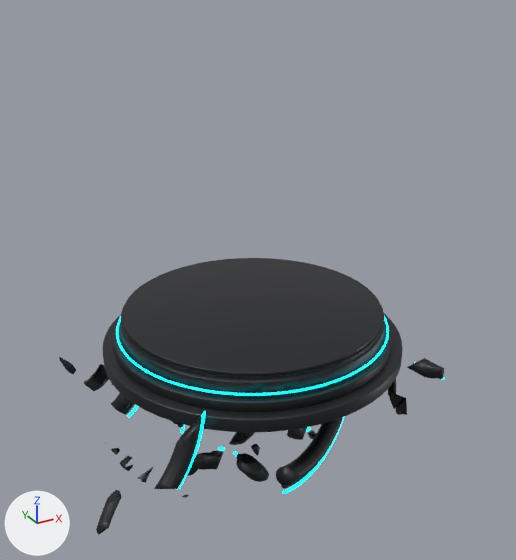
A saved change to the glTF model src/assets/models/emblem.glb.
Rendered twice from a 50 mm camera at (-3.19, -5.91, 2.22) aimed at (-0.03, -0.16, -0.66). Arrows for +X, +Y and +Z are at lower left; the lights stay in place. The picture after the commit comes second. Where no turn or scale is listed for an object, it has been applied to the vertices. Vertices at exactly the same position are counted once.

Objects in the first picture: 'Pedestal_AccentGroove', 'Pedestal_Base', 'Pedestal_Mid', 'Pedestal_Rim', 'Pedestal_Step', 'Shard_02', 'Shard_03', 'Shard_08', 'Shard_10', 'Shard_11', 'Shard_12', 'Shard_13', 'Shard_14', 'Shard_19', 'Shard_22', 'Shard_23', 'Shard_24', 'Shard_25', 'Shard_29', 'Shard_30'.
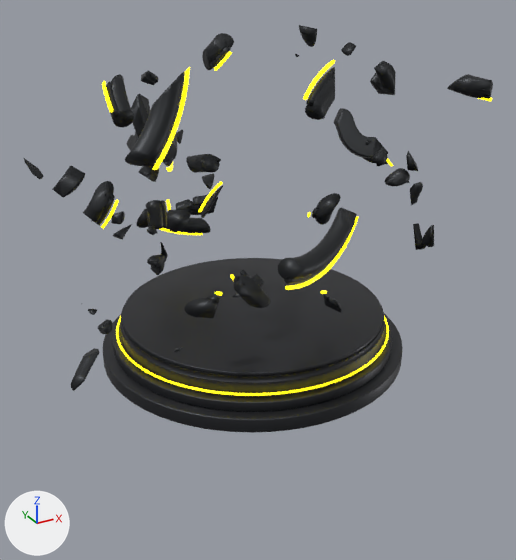
What differs and where, as boxes (x1, y1, x2, y2) in the pictures (516 x 560 px):
'Shard_24', recoloured, moved: before (154, 411, 206, 489); after (125, 67, 190, 170)
'Shard_03', recoloured, moved: before (276, 417, 344, 494); after (278, 207, 359, 290)
'Shard_02', recoloured, moved: before (59, 357, 139, 417); after (23, 157, 119, 229)
'Shard_05', recoloured, moved (not visible before): after (102, 74, 183, 144)
'Shard_04', moved (not visible before): after (334, 108, 410, 186)
'Shard_25', recoloured, moved: before (233, 451, 269, 482); after (230, 274, 271, 308)
'Shard_11', recoloured, moved (mostly hidden before): before (287, 427, 308, 440); after (303, 60, 335, 120)
'Shard_22', recoloured, moved: before (407, 358, 444, 380); after (447, 74, 493, 101)
'Shard_19', reshaped, moved: before (388, 379, 407, 415); after (406, 151, 434, 250)
'Shard_27', moved (not visible before): after (299, 25, 396, 95)
'Shard_12', recoloured, moved: before (182, 447, 225, 498); after (174, 291, 222, 352)
'Shard_14', recoloured, moved: before (96, 490, 121, 535); after (71, 348, 100, 391)
'Pedestal_AccentGroove', recoloured: (116, 316, 389, 396) in both
'Shard_06', recoloured, moved (not visible before): after (159, 194, 218, 235)
'Shard_21', recoloured, moved (not visible before): after (202, 33, 234, 71)
'Shard_13', moved: before (138, 457, 204, 483); after (113, 210, 193, 239)
'Shard_01', recoloured, moved (not visible before): after (93, 199, 171, 229)
'Shard_20', moved (not visible before): after (136, 209, 168, 275)
'Shard_16', recoloured, moved (not visible before): after (307, 193, 341, 225)
'Shard_18', moved (not visible before): after (186, 154, 221, 173)
'Shard_10', moved: before (111, 448, 133, 471); after (81, 303, 112, 334)
'Shard_23', recoloured, moved (mostly hidden before): before (172, 421, 185, 434); after (159, 128, 177, 172)
'Shard_28', moved (not visible before): after (126, 131, 159, 182)
'Shard_17', recoloured, moved (not visible before): after (198, 181, 223, 218)
'Shard_29', recoloured, moved: before (229, 432, 254, 445); after (232, 274, 264, 297)
'Shard_30', recoloured, moved: before (306, 427, 317, 439); after (321, 290, 342, 313)
'Shard_07', moved (not visible before): after (365, 140, 388, 166)
'Shard_09', moved (not visible before): after (141, 70, 158, 85)
'Shard_08', moved: before (240, 432, 260, 456); after (240, 269, 250, 278)
'Shard_26', recoloured, moved (not visible before): after (202, 174, 214, 189)
'Shard_15', recoloured, moved (not visible before): after (362, 157, 393, 166)
part 1 of me_fracturesrc_b_b_001, reshaped: before (388, 379, 407, 414); after (413, 226, 427, 250)

The change in detail:
Material 'M_NeonAccent' (mat_m_neonaccent) changes colour from cyan #00cbd3 to yellow #ffeb0d; in linear values from (0.0, 0.6, 0.65) to (1.0, 0.827, 0.004).
In material 'M_NeonAccent' (mat_m_neonaccent), emission_color goes from (0.0, 0.94, 1.0) (cyan #00f8ff) to (1.0, 0.827, 0.004) (yellow #ffeb0d).
me_fracturesrc_b_b_001 is used by ob_shard_19; location (1.4, -0.62, -1.94).
me_fracturesrc_b_b_001 had 1366 vertices, 2649 faces and spanned x -0.129..0.12, y -0.194..0.066, z -0.528..0.514.
me_fracturesrc_b_b_001 now has 1205 vertices, 2395 faces and spans x -0.129..0.12, y -0.194..0.066, z -0.528..0.514.
me_fracturesrc_b_b_001 part 1: 2 vertices moved within x 0.095..0.106, y -0.194..-0.113, z -0.436..-0.386; 154 vertices removed from x -0.014..0.108, y -0.194..0.018, z -0.452..-0.193; 1 vertex added at x 0.042, y -0.004, z -0.518.
Other edits to the shape of me_fracturesrc_b_b_001 do not show in these pictures.
Object 'Shard_01' (ob_shard_01) moves from (-0.91, 0.63, -1.99) to (-0.94, 0.68, -0.09).
Object 'Shard_02' (ob_shard_02) moves from (-1.51, 0.59, -1.89) to (-1.59, 0.63, 0.25).
Object 'Shard_03' (ob_shard_03) moves from (-0.03, -1.3, -1.92) to (-0.09, -1.39, 0.13).
Object 'Shard_04' (ob_shard_04) moves from (1.09, -0.35, -1.78) to (1.14, -0.38, 0.58).
Object 'Shard_05' (ob_shard_05) moves from (-1.01, -0.05, -1.63) to (-1.07, -0.05, 1.06).
Object 'Shard_06' (ob_shard_06) moves from (-0.22, 0.88, -2.04) to (-0.26, 0.95, -0.25).
Object 'Shard_07' (ob_shard_07) moves from (0.88, -0.61, -1.77) to (0.97, -0.66, 0.62).
Object 'Shard_08' (ob_shard_08) moves from (-0.44, -0.77, -2.08) to (-0.45, -0.83, -0.35).
Object 'Shard_09' (ob_shard_09) moves from (-0.87, 0.13, -1.54) to (-0.92, 0.14, 1.34).
Object 'Shard_10' (ob_shard_10) moves from (-1.59, -0.23, -2.16) to (-1.68, -0.25, -0.63).
Object 'Shard_11' (ob_shard_11) moves from (-0.21, -1.27, -1.52) to (-0.16, -1.36, 1.4).
Object 'Shard_12' (ob_shard_12) moves from (-1.02, -0.89, -2.13) to (-1.04, -0.96, -0.51).
Object 'Shard_13' (ob_shard_13) moves from (-1.4, -1.08, -1.81) to (-1.46, -1.16, 0.48).
Object 'Shard_14' (ob_shard_14) moves from (-1.94, -0.9, -2.17) to (-2.02, -0.97, -0.65).
Object 'Shard_15' (ob_shard_15) moves from (1.86, 0.53, -1.89) to (1.93, 0.56, 0.23).
Object 'Shard_16' (ob_shard_16) moves from (0.72, -0.21, -1.97) to (0.73, -0.22, -0.02).
Object 'Shard_17' (ob_shard_17) moves from (-0.21, 0.34, -1.95) to (-0.29, 0.37, 0.05).
Object 'Shard_18' (ob_shard_18) moves from (-0.34, 0.17, -1.8) to (-0.42, 0.19, 0.51).
Object 'Shard_19' (ob_shard_19) moves from (1.4, -0.62, -1.94) to (1.5, -0.67, 0.06).
Object 'Shard_20' (ob_shard_20) moves from (-0.76, 0.49, -2.06) to (-0.82, 0.53, -0.3).
Object 'Shard_21' (ob_shard_21) moves from (-0.16, 0.27, -1.49) to (-0.21, 0.29, 1.5).
Object 'Shard_22' (ob_shard_22) moves from (1.39, -1.16, -1.57) to (1.47, -1.24, 1.25).
Object 'Shard_23' (ob_shard_23) moves from (-0.95, -0.25, -1.7) to (-0.96, -0.26, 0.82).
Object 'Shard_24' (ob_shard_24) moves from (-1.37, -1.28, -1.56) to (-1.44, -1.37, 1.27).
Object 'Shard_25' (ob_shard_25) moves from (-0.66, -1.15, -2.03) to (-0.7, -1.23, -0.2).
Object 'Shard_26' (ob_shard_26) moves from (0.17, 1.36, -1.99) to (0.19, 1.46, -0.07).
Object 'Shard_27' (ob_shard_27) moves from (0.49, -0.69, -1.49) to (0.56, -0.74, 1.48).
Object 'Shard_28' (ob_shard_28) moves from (-0.94, 0.19, -1.74) to (-1.0, 0.2, 0.69).
Object 'Shard_29' (ob_shard_29) moves from (-0.41, -0.58, -2.13) to (-0.37, -0.62, -0.51).
Object 'Shard_30' (ob_shard_30) moves from (0.21, -0.9, -2.17) to (0.29, -0.96, -0.64).
